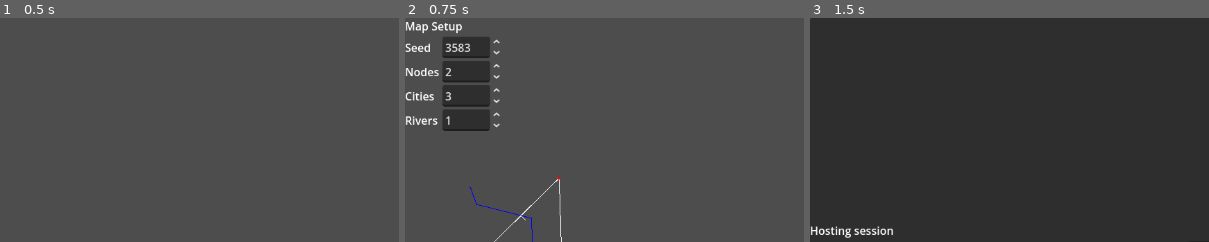
Above: before the commit, frames 1-3 (left to right).
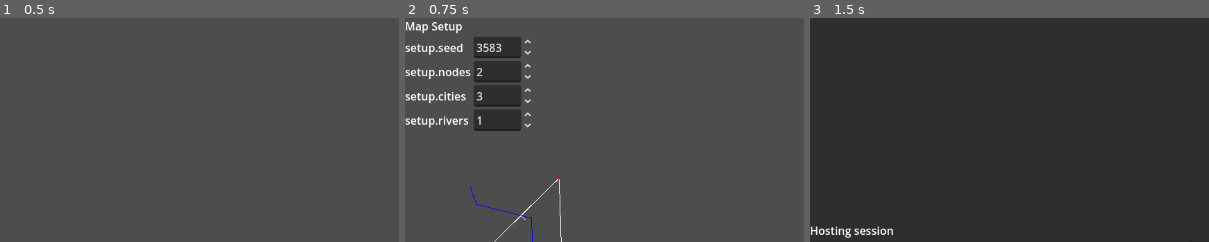
Above: after the commit, the same moments.

Repository: sepa79/CaravanWars
Game: Godot game, scene res://scenes/Main.tscn
The game is run twice, just before and just after one commit, with the same random seed, the same clock (stepped at 60 frames per second) and the same inputs.
Inputs:
- Up to frame 1 (0.5 s): no input
- Up to frame 2 (0.75 s): click "Single Player" at 0.5 s
- Up to frame 3 (1.5 s): click "Start" at 1.25 s
The pictures show only the part of the screen within x 0-50%, y 0-50%; the shares and areas given below are measured in that part.

Frame 1 is identical in both runs. In frame 2, 6.9% of the frame differs, in the area x 0-32%, y 8-51%; in frame 3, nothing differs.

Commit message:
feat: localize map setup parameters

Diff:
--- a/game/ui/MapSetupScreen.gd
+++ b/game/ui/MapSetupScreen.gd
@@ -3,9 +3,13 @@
 const MapGeneratorModule = preload("res://map/MapGenerator.gd")
 
 @onready var title_label: Label = $VBox/Title
+@onready var seed_label: Label = $VBox/Params/SeedLabel
 @onready var seed_spin: SpinBox = $VBox/Params/Seed
+@onready var nodes_label: Label = $VBox/Params/NodesLabel
 @onready var nodes_spin: SpinBox = $VBox/Params/Nodes
+@onready var cities_label: Label = $VBox/Params/CitiesLabel
 @onready var cities_spin: SpinBox = $VBox/Params/Cities
+@onready var rivers_label: Label = $VBox/Params/RiversLabel
 @onready var rivers_spin: SpinBox = $VBox/Params/Rivers
 @onready var map_view: MapView = $VBox/MapView
 @onready var generate_button: Button = $VBox/Buttons/Generate
@@ -34,6 +38,10 @@
 
 func _update_texts() -> void:
     title_label.text = I18N.t("setup.title")
+    seed_label.text = I18N.t("setup.seed")
+    nodes_label.text = I18N.t("setup.nodes")
+    cities_label.text = I18N.t("setup.cities")
+    rivers_label.text = I18N.t("setup.rivers")
     generate_button.text = I18N.t("setup.generate")
     start_button.text = I18N.t("setup.start")
     back_button.text = I18N.t("menu.back")
--- a/game/ui/MapSetupScreen.tscn
+++ b/game/ui/MapSetupScreen.tscn
@@ -20,7 +20,6 @@
 columns = 2
 
 [node name="SeedLabel" type="Label" parent="VBox/Params"]
-text = "Seed"
 
 [node name="Seed" type="SpinBox" parent="VBox/Params"]
 min_value = 0.0
@@ -28,7 +27,6 @@
 step = 1.0
 
 [node name="NodesLabel" type="Label" parent="VBox/Params"]
-text = "Nodes"
 
 [node name="Nodes" type="SpinBox" parent="VBox/Params"]
 min_value = 1.0
@@ -37,7 +35,6 @@
 value = 2.0
 
 [node name="CitiesLabel" type="Label" parent="VBox/Params"]
-text = "Cities"
 
 [node name="Cities" type="SpinBox" parent="VBox/Params"]
 min_value = 1.0
@@ -46,7 +43,6 @@
 value = 3.0
 
 [node name="RiversLabel" type="Label" parent="VBox/Params"]
-text = "Rivers"
 
 [node name="Rivers" type="SpinBox" parent="VBox/Params"]
 min_value = 0.0
Not shown, changed: CHANGELOG.md
Not shown, changed: docs/i18n/Strings_Catalog_P3_MapSetup.md
